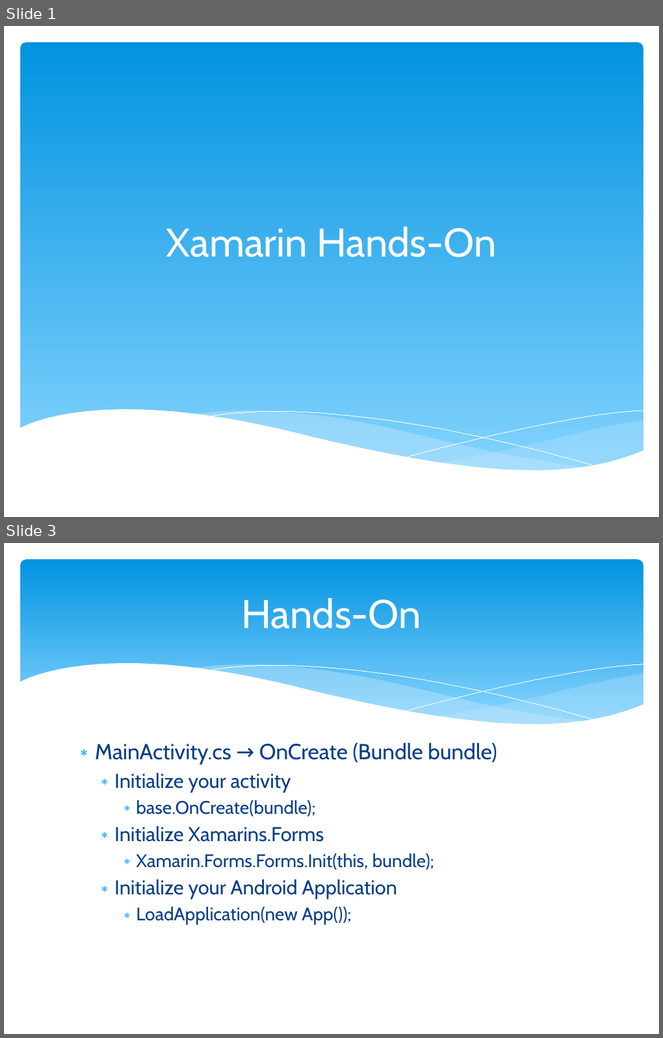
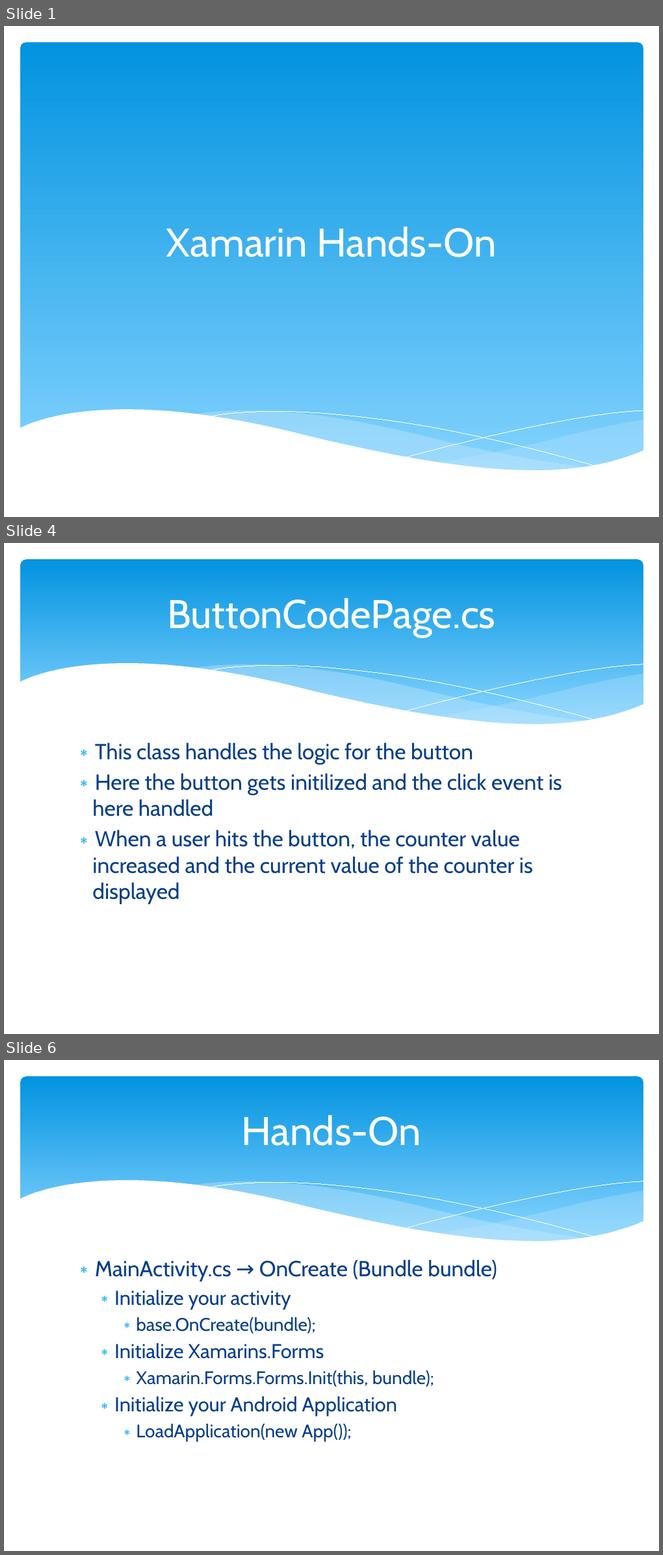
Before and after one commit to JasperBroeker/ePortfolio, a slide deck: Hands-On/Hands-On.pptx. Shown one above the other, each under a label of ours: slides 1 and 3 before the commit, slides 1, 4 and 6 after it; the slides between them are not shown. The pictures are 663x1038 and 663x1555 pixels, drawn with LibreOffice and Linux fonts; fonts in the diff are those of the drawing. Boxes give left, top, right and bottom in pixels: in the first picture for what was removed or moved away, otherwise in the second. Text is boxed around its words. In the diff, an @@ line names an element or a change of style, - is before the commit and + after.

```diff
--- a/Hands-On/Hands-On.pptx
+++ b/Hands-On/Hands-On.pptx
@@ slide 4 added at [4,543,659,1034], background #FFFFFF; not listed: 6 template elements that a slide beside it also shows @@
@@ title added at [167,598,495,637], 44 pt, text #FFFFFF @@
+ButtonCodePage.cs
@@ text added at [92,743,562,904], 24 pt, text #073E87 @@
+∗ This class handles the logic for the button
+∗ Here the button gets initilized and the click event is here handled
+∗ When a user hits the button, the counter value increased and the current value of the counter is displayed
@@ what was slide 3 is now slide 6 @@
```
Also in this commit, not shown: 1 slide changed, 2 other slides added.
